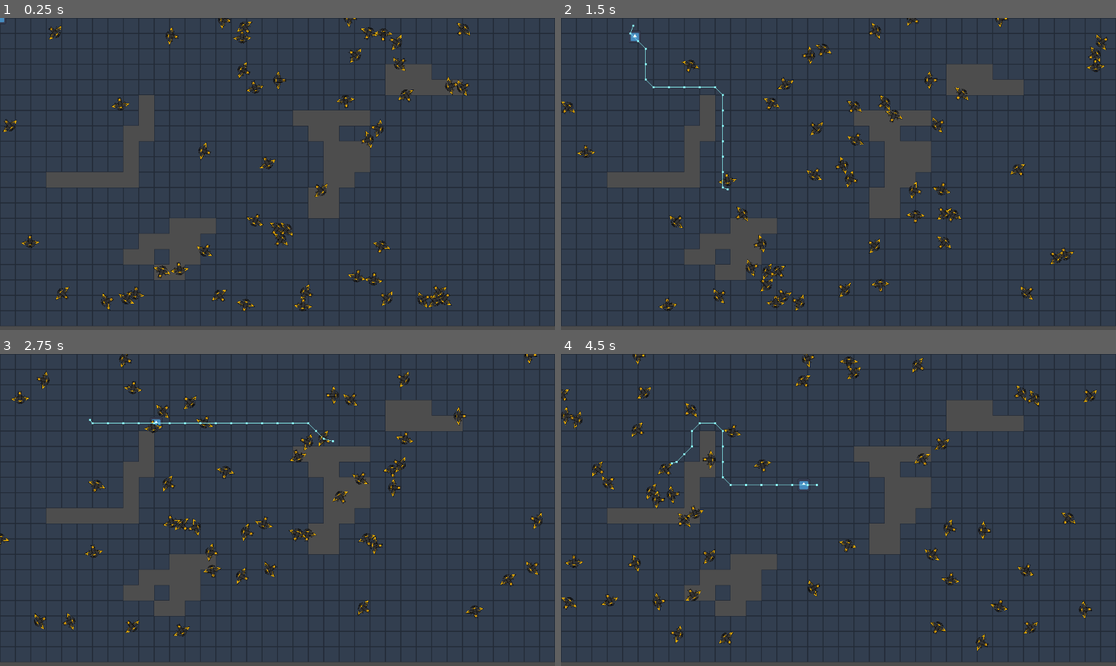
Above: before the commit, frames 1-4 (two rows, left to right).
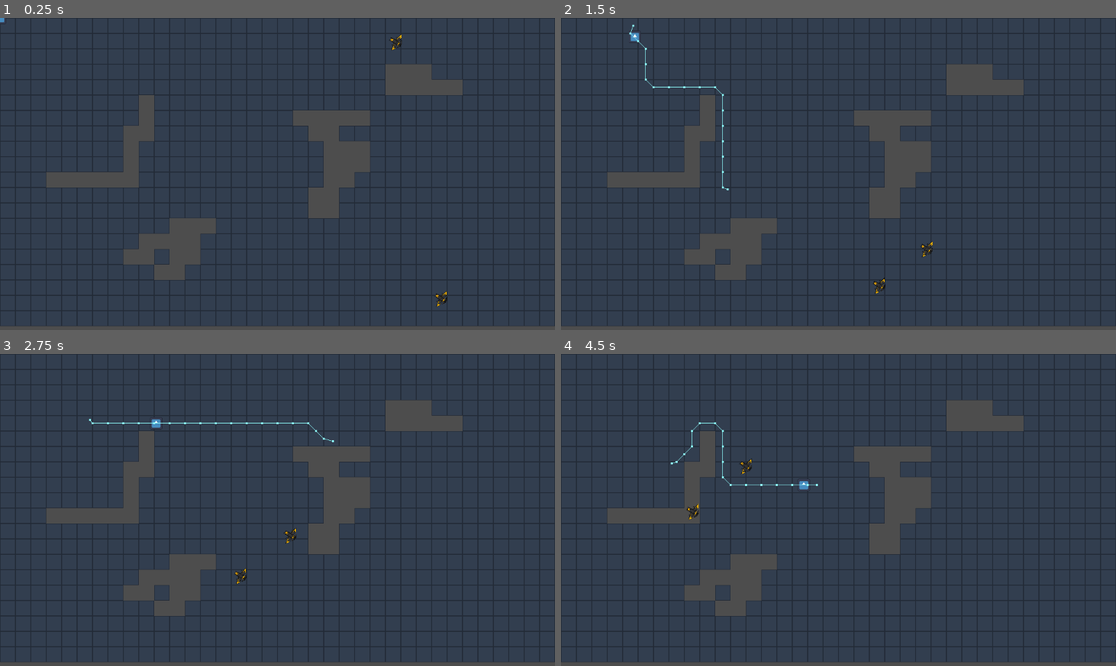
Above: after the commit, the same moments.

Repository: xStoffer/2D-Boid-Nav
Game: Godot game, scene res://Scenes/main.tscn
Two runs of this game, one before a commit and one after it. Both use one fixed random seed, a clock stepped at 60 frames per second and the inputs below. The engine's default icon, where the game draws it, is replaced by a stand-in: a white triangle on a blue panel in a dark square.
Inputs (mouse positions are in pixels of both pictures, inside the frame that each line leads up to):
- Up to frame 1 (0.25 s): no input
- Up to frame 2 (1.5 s): move the mouse to (960, 158) at 0.52 s; hold Right mouse button (right_click) 0.53-1.28 s; move the mouse to (727, 189) at 1.27 s; right-click (727, 189) at 1.35 s
- Up to frame 3 (2.75 s): move the mouse to (333, 441) at 2.02 s; hold Right mouse button (right_click) from 2.03 s (still down)
- Up to frame 4 (4.5 s): move the mouse to (810, 572) at 2.77 s; release Right mouse button (right_click) at 2.78 s; right-click (810, 572) at 2.85 s; move the mouse to (1005, 556) at 3.52 s; hold Right mouse button (right_click) 3.53-4.28 s; move the mouse to (672, 463) at 4.27 s; right-click (672, 463) at 4.35 s

The runs differ from the first frame. In frame 1, 2.4% of the frame differs, in the area x 0-85%, y 0-95%; in frame 2, 2.6%, in the area x 0-99%, y 0-94%; in frame 3, 2.5%; in frame 4, 2.6%.

Commit message:
Drones Can See each other
Using Area2D I made it so the drones can see each other, not quite sure if it works yet but we shall see

Diff:
--- a/2d-boid-nav/Scenes/drone.gd
+++ b/2d-boid-nav/Scenes/drone.gd
@@ -2,6 +2,9 @@
 
 var random_dir
 var movement_speed = 150
+var boids_in_range: Array
+@export var node_to_ignore: Node2D
+
 # Called when the node enters the scene tree for the first time.
 func _ready() -> void:
 	var random_angle = randf_range(0, 2 * PI)
@@ -30,3 +33,23 @@
 	if self.position.y > 600:
 		global_position.y = 0
 		linear_velocity = dir*movement_speed
+
+func _Steer_Seperation() -> Vector2:
+	var direction = Vector2.ZERO
+	return direction
+
+func _Steer_Cohesion() -> Vector2:
+	var direction = Vector2.ZERO
+	return direction
+
+func _Steer_Center() -> Vector2:
+	var direction = Vector2.ZERO
+	return direction
+
+func _on_boid_area_area_entered(area: Area2D) -> void:
+	print('Im drone: ')
+	print(self.get_rid())
+	print('area_entered')
+	print(area.get_rid())
+	print(area.get_parent())
+	pass # Replace with function body.
--- a/2d-boid-nav/Scenes/drone.tscn
+++ b/2d-boid-nav/Scenes/drone.tscn
@@ -5,14 +5,36 @@
 
 [sub_resource type="CircleShape2D" id="CircleShape2D_o36xs"]
 
-[node name="Drone" type="RigidBody2D" unique_id=1950370061]
+[sub_resource type="CircleShape2D" id="CircleShape2D_x74uf"]
+
+[sub_resource type="CircleShape2D" id="CircleShape2D_i3b1v"]
+radius = 155.01291
+
+[node name="Drone" type="RigidBody2D" unique_id=1950370061 node_paths=PackedStringArray("node_to_ignore")]
+collision_layer = 3
 gravity_scale = 0.0
 script = ExtResource("1_o36xs")
+node_to_ignore = NodePath("Boid_Area/Line_Of_Sight_2D")
 
 [node name="Sprite2D" type="Sprite2D" parent="." unique_id=919642444]
 rotation = 1.5707964
 scale = Vector2(0.1, 0.1)
 texture = ExtResource("1_ws5iu")
 
-[node name="CollisionShape2D" type="CollisionShape2D" parent="." unique_id=570205779]
+[node name="Drone_Collision" type="CollisionShape2D" parent="." unique_id=570205779]
 shape = SubResource("CircleShape2D_o36xs")
+disabled = true
+
+[node name="Drone_Area" type="Area2D" parent="." unique_id=1902424926]
+collision_layer = 2
+
+[node name="CollisionShape2D" type="CollisionShape2D" parent="Drone_Area" unique_id=529003914]
+shape = SubResource("CircleShape2D_x74uf")
+
+[node name="Boid_Area" type="Area2D" parent="." unique_id=1943411632]
+collision_mask = 6
+
+[node name="Line_Of_Sight_2D" type="CollisionShape2D" parent="Boid_Area" unique_id=666470093]
+shape = SubResource("CircleShape2D_i3b1v")
+
+[connection signal="area_entered" from="Boid_Area" to="." method="_on_boid_area_area_entered"]
--- a/2d-boid-nav/Scenes/drone_spawner.gd
+++ b/2d-boid-nav/Scenes/drone_spawner.gd
@@ -1,7 +1,7 @@
 extends Node2D
 
 @export var drone_scene: PackedScene = preload("res://Scenes/drone.tscn")
-@export var spawn_count: int = 50  # Number of enemies per wave
+@export var spawn_count: int = 2  # Number of enemies per wave
 @export var spawn_area: Rect2 = Rect2(0, 0, 1000, 1000)
 
 # Called when the node enters the scene tree for the first time.
